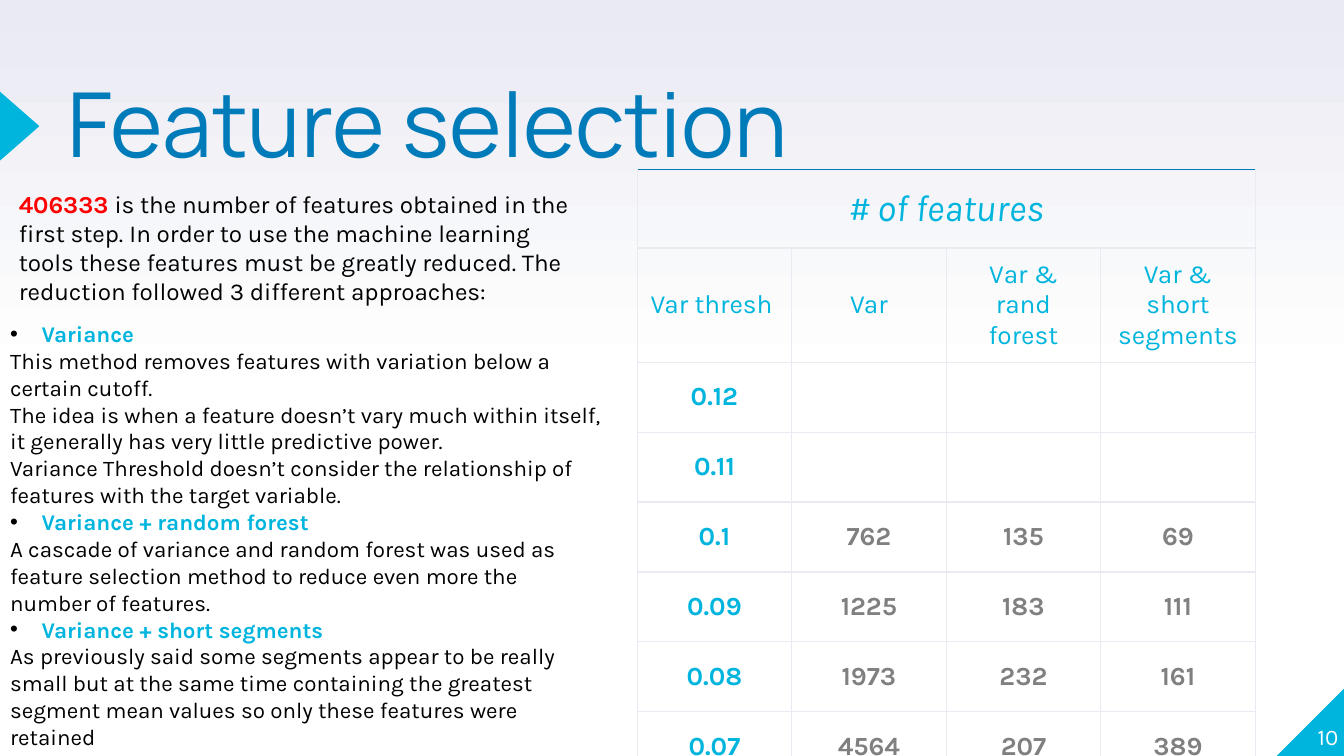
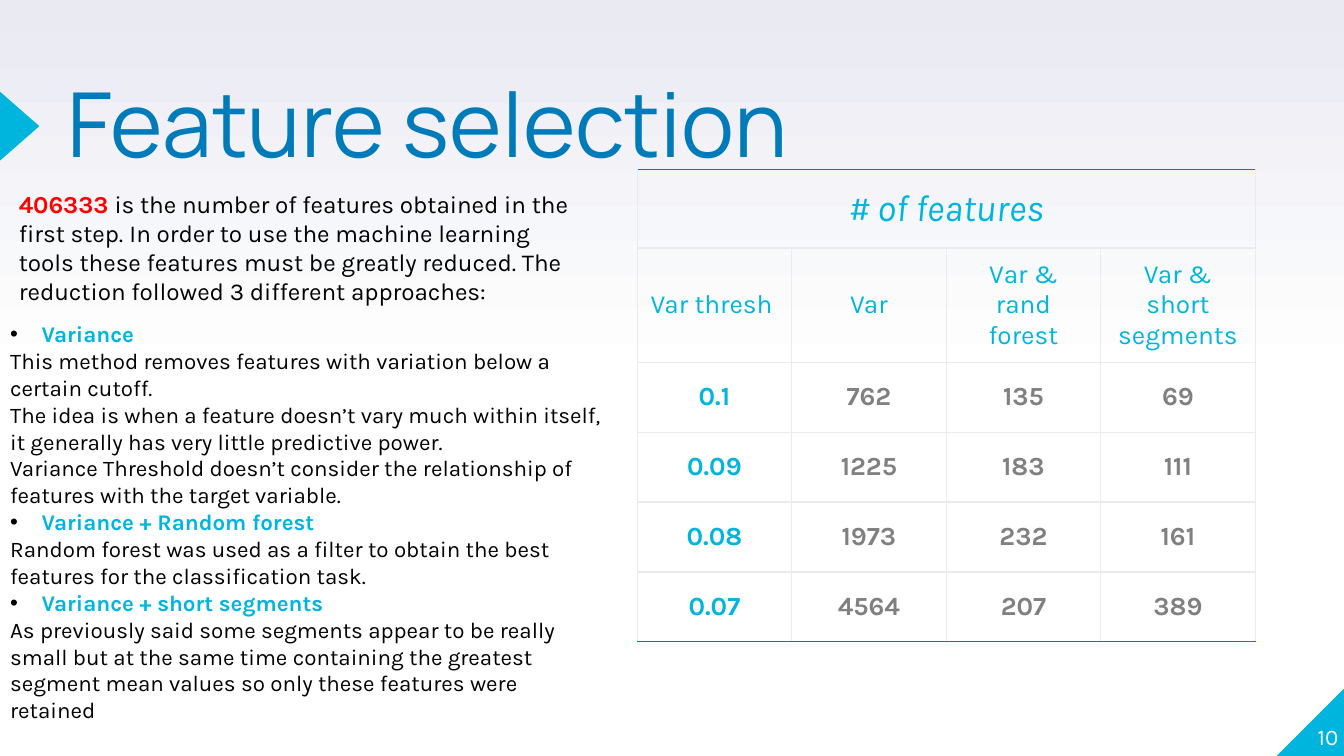
Before and after one commit to veneresabrina/Bioinfo, a slide deck: slide 10 of PRESENTAZIONE.pptx. Drawn at 1344x756 pixels with LibreOffice and Linux fonts; fonts in the diff are those of the drawing. Boxes give left, top, right and bottom in pixels: in the first picture for what was removed or moved away, otherwise in the second. Text is boxed around its words. In the diff, an @@ line names an element or a change of style, - is before the commit and + after.

```diff
--- a/PRESENTAZIONE.pptx
+++ b/PRESENTAZIONE.pptx
@@ table at [637, 169, 1255, 620] @@
-row 3: 0.12 |  |  | 
-row 4: 0.11 |  |  | 
@@ text at [10, 514, 549, 585]: text changed @@
-• Variance + random forest
-A cascade of variance and random forest was used as feature selection method to reduce even more the number of features.
+• Variance + Random forest
+Random forest was used as a filter to obtain the best features for the classification task.
```
Also in this commit, not shown: 9 other slides changed, 2 slides removed.
